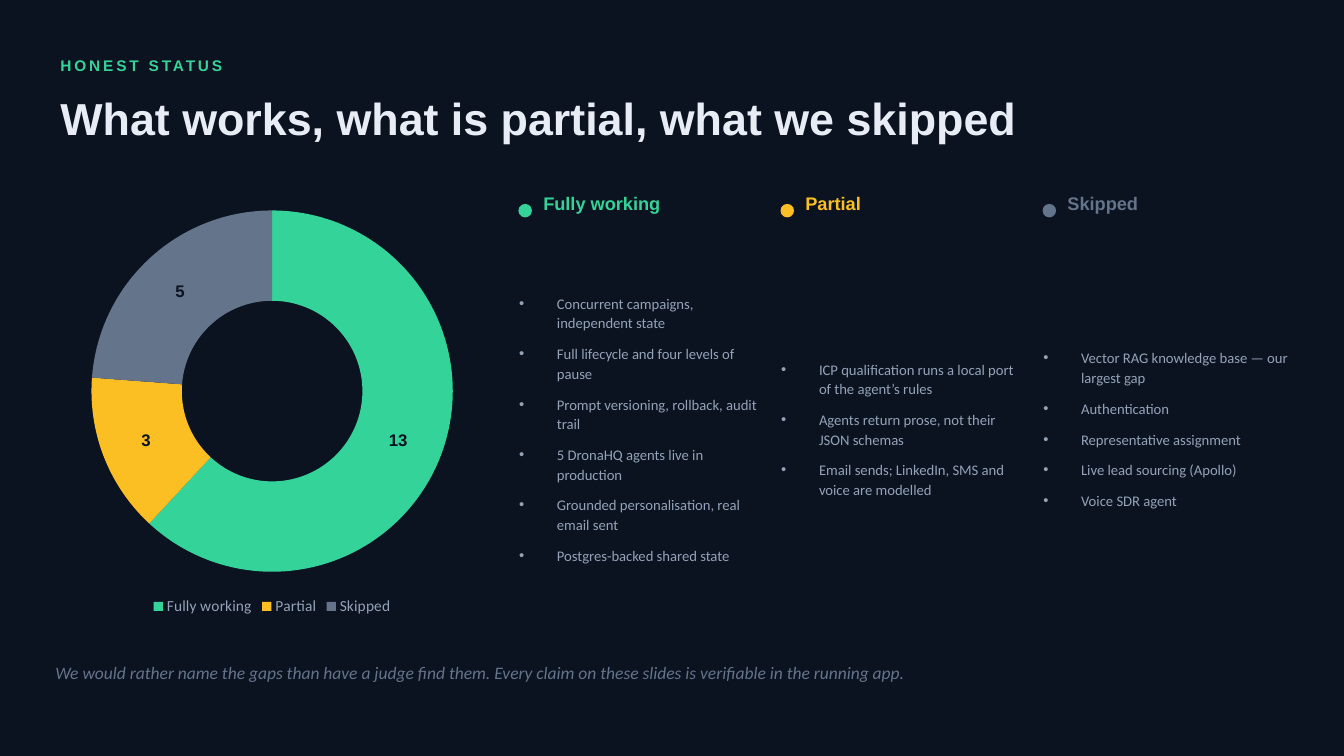
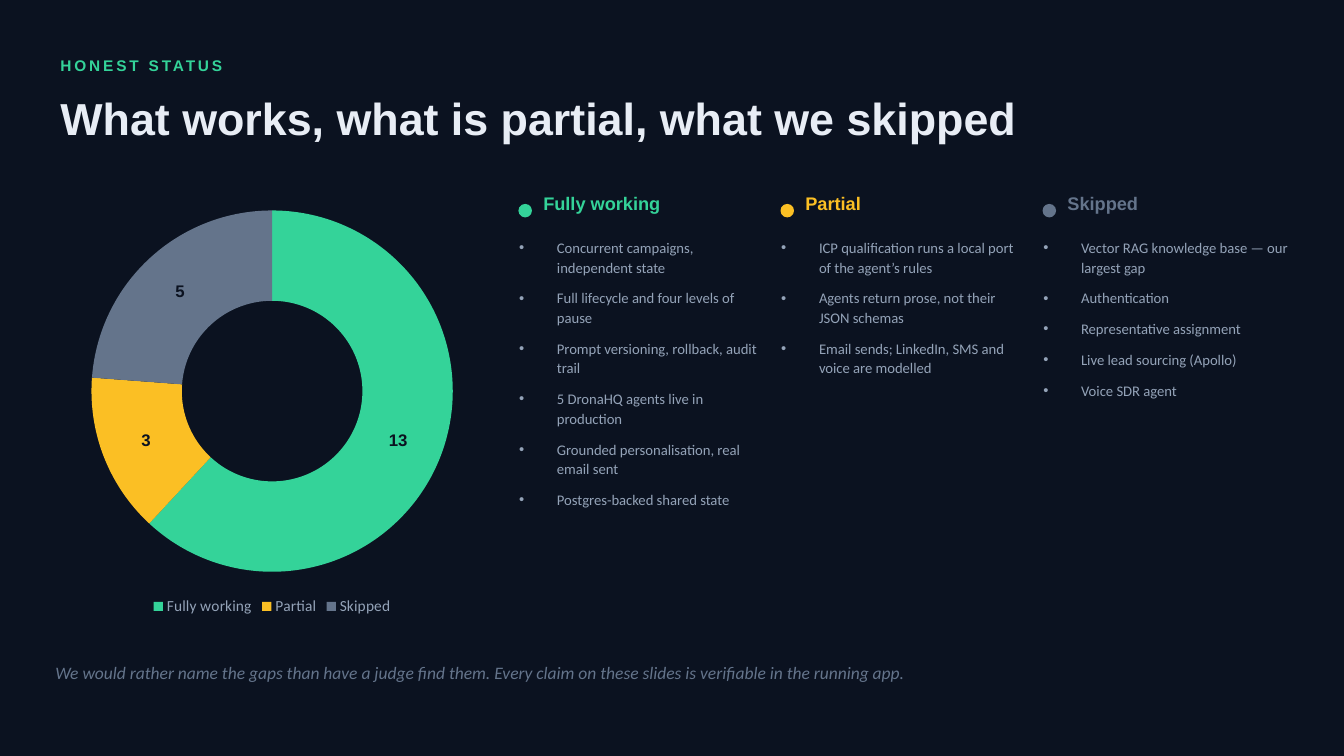
Before and after one commit to shanmukhapreetham27/sdr-autopilot, a slide deck: slide 9 of docs/SDR-Autopilot-Deck.pptx. Drawn at 1344x756 pixels with LibreOffice and Linux fonts; fonts in the diff are those of the drawing. Boxes give left, top, right and bottom in pixels: in the first picture for what was removed or moved away, otherwise in the second. Text is boxed around its words. In the diff, an @@ line names an element or a change of style, - is before the commit and + after.

```diff
--- a/docs/SDR-Autopilot-Deck.pptx
+++ b/docs/SDR-Autopilot-Deck.pptx
@@ vertical alignment middle to top in 3 elements at (557,243,757,508), (819,243,1013,373), (1081,243,1287,399) @@
```
Also in this commit, not shown: 3 other slides changed, 1 other file.
